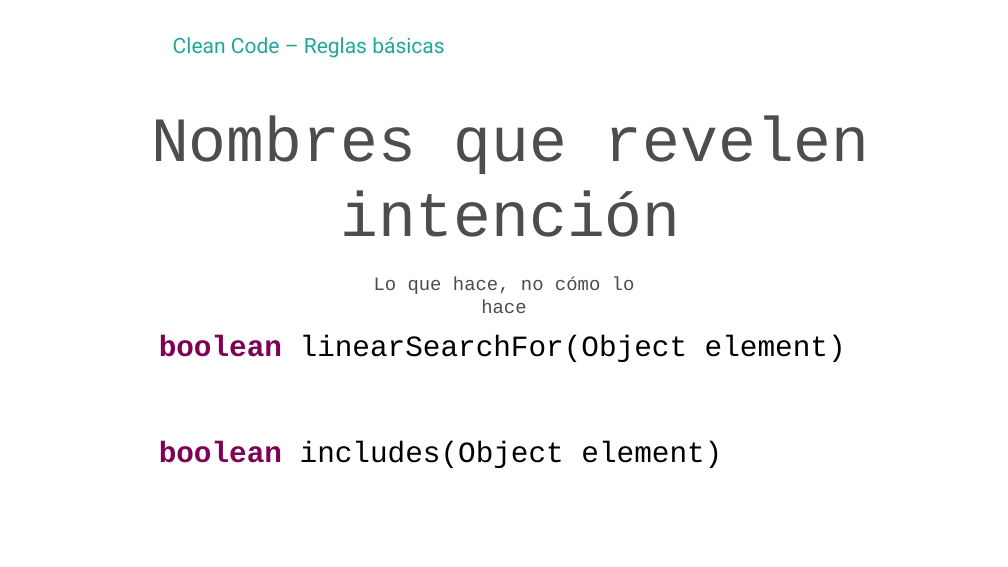
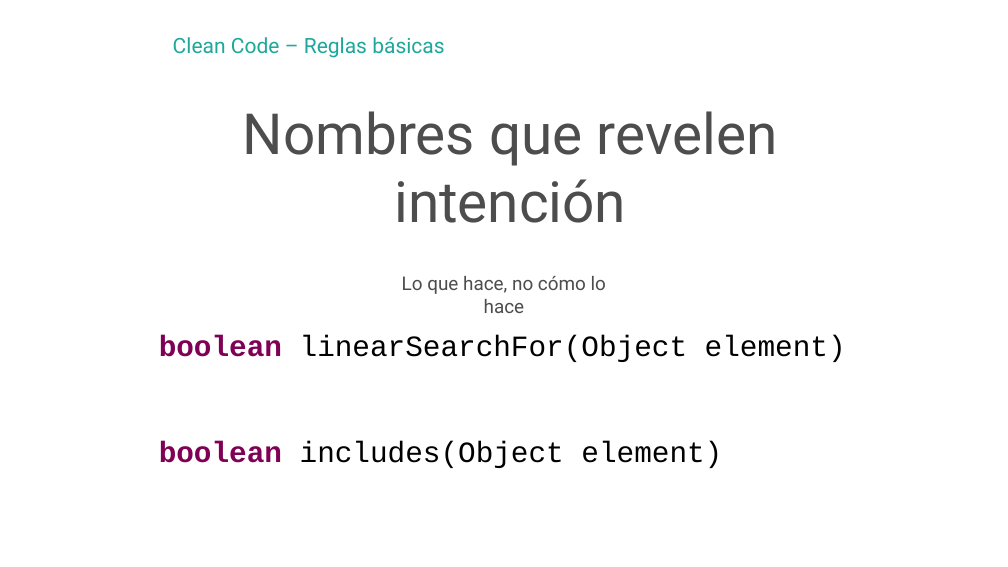
Before and after one commit to hexacta/HexactaLabs-NET, a slide deck: slide 6 of Presentaciones/2 - CleanCode.pptx. Drawn at 1008x567 pixels with LibreOffice and Linux fonts; fonts in the diff are those of the drawing; background and template pictures are left out. Boxes give left, top, right and bottom in pixels: in the first picture for what was removed or moved away, otherwise in the second. Text is boxed around its words. In the diff, an @@ line names an element or a change of style, - is before the commit and + after.

```diff
--- a/Presentaciones/2 - CleanCode.pptx
+++ b/Presentaciones/2 - CleanCode.pptx
@@ text "Nombres que revelen intención" at box(243, 111, 778, 223): size 60 to 54 pt, font Courier New to Roboto @@
@@ text "Lo que hace, no cómo ...": place and size @@
-text "Lo que hace, no cómo ..." at box(374, 277, 635, 313)
+text "Lo que hace, no cómo ..." at box(402, 276, 606, 313)
@@ text "Lo que hace, no cómo ..." at box(402, 276, 606, 313): font Courier New to Roboto @@
```
Also in this commit, not shown: 8 other slides changed, 3 other files.
